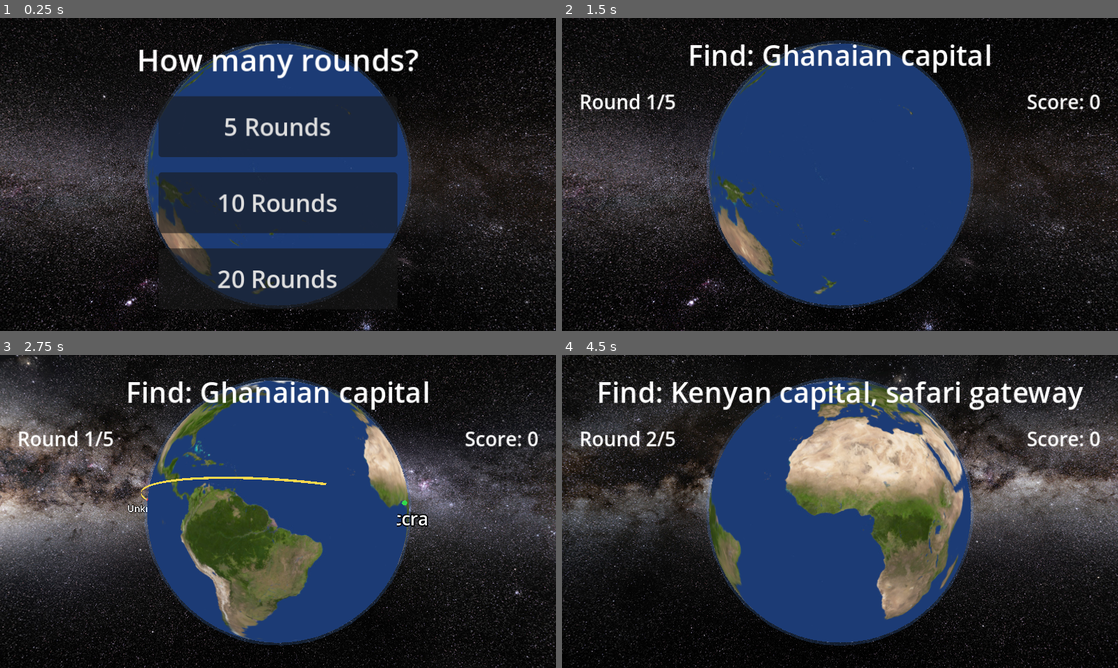
Above: before the commit, frames 1-4 (two rows, left to right).
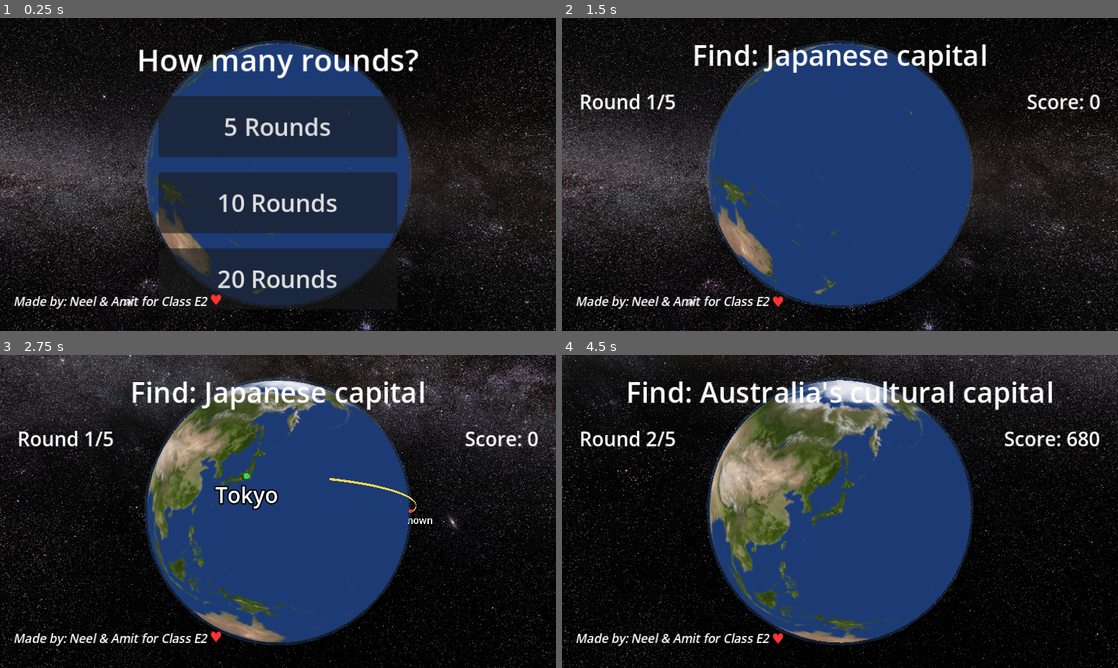
Above: after the commit, the same moments.

Repository: ahetawal-p/geotap
Game: Godot game, scene res://scenes/main.tscn
Same seed, same stepped clock (60 frames per second), same inputs: the game is played once before the commit and once after it.
Inputs (mouse positions are in pixels of both pictures, inside the frame that each line leads up to):
- Up to frame 1 (0.25 s): no input
- Up to frame 2 (1.5 s): click "5 Rounds" at 0.5 s; tap Enter at 1.25 s; move the mouse to (962, 158) at 1.27 s; click (962, 158) at 1.42 s
- Up to frame 3 (2.75 s): drag from (166, 527) to (250, 574) at 2.02 s
- Up to frame 4 (4.5 s): move the mouse to (895, 442) at 2.77 s; click (895, 442) at 2.92 s; drag from (812, 574) to (673, 464) at 3.52 s; click "Next >" at 4.25 s

The runs differ from the first frame. In frame 1, 0.6% of the frame differs, in the area x 2-40%, y 88-94%; in frame 2, 2.7%; in frame 3, 52%; in frame 4, 53%, in the area x 0-100%, y 0-100%.

Commit message:
more changes

Diff:
--- a/data/locations.json
+++ b/data/locations.json
@@ -1,20 +1,20 @@
 [
   {"name": "London", "lat": 51.5074, "lon": -0.1278, "clue": "Capital of the UK"},
-  {"name": "Paris", "lat": 48.8566, "lon": 2.3522, "clue": "French capital, City of Light"},
-  {"name": "New York", "lat": 40.7128, "lon": -74.0060, "clue": "Largest US city"},
+  {"name": "Paris", "lat": 48.8566, "lon": 2.3522, "clue": "Home of the Eiffel Tower"},
+  {"name": "New York", "lat": 40.7128, "lon": -74.0060, "clue": "Home of the Statue of Liberty"},
   {"name": "Tokyo", "lat": 35.6762, "lon": 139.6503, "clue": "Japanese capital"},
   {"name": "Sydney", "lat": -33.8688, "lon": 151.2093, "clue": "Australian opera-house city"},
-  {"name": "Cairo", "lat": 30.0444, "lon": 31.2357, "clue": "Egyptian capital on the Nile"},
+  {"name": "Cairo", "lat": 30.0444, "lon": 31.2357, "clue": "Egyptian city near the pyramids"},
   {"name": "Rio de Janeiro", "lat": -22.9068, "lon": -43.1729, "clue": "Home of Christ the Redeemer"},
-  {"name": "Moscow", "lat": 55.7558, "lon": 37.6173, "clue": "Russian capital"},
-  {"name": "Mumbai", "lat": 19.0760, "lon": 72.8777, "clue": "India's largest city"},
+  {"name": "Moscow", "lat": 55.7558, "lon": 37.6173, "clue": "Russian capital, home of St. Basil's"},
+  {"name": "Mumbai", "lat": 19.0760, "lon": 72.8777, "clue": "Indian city, home of Bollywood"},
   {"name": "Cape Town", "lat": -33.9249, "lon": 18.4241, "clue": "South African city below Table Mountain"},
-  {"name": "Beijing", "lat": 39.9042, "lon": 116.4074, "clue": "Chinese capital"},
+  {"name": "Beijing", "lat": 39.9042, "lon": 116.4074, "clue": "Chinese capital, near the Great Wall"},
   {"name": "Mexico City", "lat": 19.4326, "lon": -99.1332, "clue": "Mexican capital"},
   {"name": "Reykjavík", "lat": 64.1466, "lon": -21.9426, "clue": "Icelandic capital"},
   {"name": "Buenos Aires", "lat": -34.6037, "lon": -58.3816, "clue": "Argentine capital"},
   {"name": "Bangkok", "lat": 13.7563, "lon": 100.5018, "clue": "Thai capital"},
-  {"name": "Athens", "lat": 37.9838, "lon": 23.7275, "clue": "Cradle of Western civilization"},
+  {"name": "Athens", "lat": 37.9838, "lon": 23.7275, "clue": "Greek capital, home of the Parthenon"},
   {"name": "Singapore", "lat": 1.3521, "lon": 103.8198, "clue": "Southeast Asian island city-state"},
   {"name": "Dubai", "lat": 25.2048, "lon": 55.2708, "clue": "Home of the Burj Khalifa"},
   {"name": "Honolulu", "lat": 21.3099, "lon": -157.8581, "clue": "Hawaiian capital"},
@@ -39,7 +39,7 @@
   {"name": "Prague", "lat": 50.0755, "lon": 14.4378, "clue": "Czech capital"},
   {"name": "Warsaw", "lat": 52.2297, "lon": 21.0122, "clue": "Polish capital"},
   {"name": "Budapest", "lat": 47.4979, "lon": 19.0402, "clue": "Hungarian capital"},
-  {"name": "Barcelona", "lat": 41.3851, "lon": 2.1734, "clue": "Catalan city of Gaudí"},
+  {"name": "Barcelona", "lat": 41.3851, "lon": 2.1734, "clue": "Spanish city of the Sagrada Familia"},
   {"name": "Edinburgh", "lat": 55.9533, "lon": -3.1883, "clue": "Scottish capital"},
   {"name": "Brussels", "lat": 50.8503, "lon": 4.3517, "clue": "Belgian capital, EU hub"},
   {"name": "Hong Kong", "lat": 22.3193, "lon": 114.1694, "clue": "Skyline harbor metropolis"},
@@ -58,7 +58,7 @@
   {"name": "Ulaanbaatar", "lat": 47.8864, "lon": 106.9057, "clue": "Mongolian capital"},
   {"name": "Toronto", "lat": 43.6532, "lon": -79.3832, "clue": "Canada's largest city"},
   {"name": "Chicago", "lat": 41.8781, "lon": -87.6298, "clue": "Windy city on Lake Michigan"},
-  {"name": "Los Angeles", "lat": 34.0522, "lon": -118.2437, "clue": "California's biggest city"},
+  {"name": "Los Angeles", "lat": 34.0522, "lon": -118.2437, "clue": "Home of Hollywood"},
   {"name": "Miami", "lat": 25.7617, "lon": -80.1918, "clue": "Florida beach metropolis"},
   {"name": "San Francisco", "lat": 37.7749, "lon": -122.4194, "clue": "Home of the Golden Gate Bridge"},
   {"name": "Seattle", "lat": 47.6062, "lon": -122.3321, "clue": "Pacific Northwest tech hub"},
@@ -86,6 +86,21 @@
   {"name": "Machu Picchu", "lat": -13.1631, "lon": -72.5450, "clue": "Inca ruins in the Andes"},
   {"name": "Mount Fuji", "lat": 35.3606, "lon": 138.7274, "clue": "Japan's iconic volcano"},
   {"name": "Stonehenge", "lat": 51.1789, "lon": -1.8262, "clue": "Prehistoric English stone ring"},
-  {"name": "Taj Mahal", "lat": 27.1751, "lon": 78.0421, "clue": "Indian marble mausoleum"},
-  {"name": "Easter Island", "lat": -27.1127, "lon": -109.3497, "clue": "Pacific island of stone moai"}
+  {"name": "Taj Mahal", "lat": 27.1751, "lon": 78.0421, "clue": "Famous white marble palace in India"},
+  {"name": "Easter Island", "lat": -27.1127, "lon": -109.3497, "clue": "Pacific island of stone moai"},
+  {"name": "Pisa", "lat": 43.7228, "lon": 10.4017, "clue": "City of the Leaning Tower"},
+  {"name": "Niagara Falls", "lat": 43.0962, "lon": -79.0377, "clue": "Famous waterfalls in North America"},
+  {"name": "Mount Rushmore", "lat": 43.8791, "lon": -103.4591, "clue": "Mountain with 4 US presidents carved"},
+  {"name": "Yellowstone", "lat": 44.4280, "lon": -110.5885, "clue": "US park with the Old Faithful geyser"},
+  {"name": "Grand Canyon", "lat": 36.1069, "lon": -112.1129, "clue": "Massive canyon in Arizona"},
+  {"name": "Petra", "lat": 30.3285, "lon": 35.4444, "clue": "Ancient pink city in Jordan"},
+  {"name": "Loch Ness", "lat": 57.3229, "lon": -4.4244, "clue": "Scottish lake of monster legend"},
+  {"name": "Mount Kilimanjaro", "lat": -3.0674, "lon": 37.3556, "clue": "Africa's tallest mountain"},
+  {"name": "Vatican City", "lat": 41.9029, "lon": 12.4534, "clue": "Smallest country in the world"},
+  {"name": "Mecca", "lat": 21.4225, "lon": 39.8262, "clue": "Islam's holy city"},
+  {"name": "Galapagos Islands", "lat": -0.7893, "lon": -90.7174, "clue": "Pacific islands of giant tortoises"},
+  {"name": "Walt Disney World", "lat": 28.3852, "lon": -81.5639, "clue": "Florida's magic kingdom"},
+  {"name": "Sahara Desert", "lat": 23.4162, "lon": 25.6628, "clue": "World's largest hot desert"},
+  {"name": "Great Barrier Reef", "lat": -18.2871, "lon": 147.6992, "clue": "World's biggest coral reef"},
+  {"name": "Mount Vesuvius", "lat": 40.8224, "lon": 14.4289, "clue": "Italian volcano that buried Pompeii"}
 ]
--- a/scripts/game_manager.gd
+++ b/scripts/game_manager.gd
@@ -43,6 +43,7 @@
 var _round_targets: Array = []
 
 func _ready() -> void:
+	randomize()
 	guess_marker.visible = false
 	target_marker.visible = false
 	guess_marker.material_override = _make_marker_material(Color(0.95, 0.2, 0.2))
@@ -176,10 +177,14 @@
 	_total_score += score
 	print("Guess: (%.2f, %.2f)  Distance: %.0f mi  Score: %d  Total: %d" % [latlon.x, latlon.y, dist, score, _total_score])
 
-	_guess_label.text = "..."
+	# When the guess is close enough to the target, skip the geocoded city name on the
+	# red pin — the green pin's name is right there and the labels would crowd each other.
+	var show_guess_label: bool = dist >= 200.0
+
 	_target_label.text = loc.name
-
-	_request_reverse_geocode(latlon.x, latlon.y)
+	if show_guess_label:
+		_guess_label.text = "..."
+		_request_reverse_geocode(latlon.x, latlon.y)
 
 	var dist_local := dist
 	var score_local := score
@@ -187,8 +192,9 @@
 	var is_last := _current_round == _total_rounds - 1
 
 	_drop_marker(guess_marker, guess_dir, func() -> void:
-		_position_label_below(_guess_label, guess_marker)
-		_guess_label.visible = true
+		if show_guess_label:
+			_position_label_below(_guess_label, guess_marker)
+			_guess_label.visible = true
 		# Globe rotation, line draw, and target-marker drop all run in parallel.
 		_drop_marker(target_marker, target_dir, func() -> void:
 			_position_label_below(_target_label, target_marker)
--- a/ui/hud.tscn
+++ b/ui/hud.tscn
@@ -107,3 +107,20 @@
 size_flags_horizontal = 4
 text = "20 Rounds"
 theme_override_font_sizes/font_size = 22
+
+[node name="CreditLabel" type="RichTextLabel" parent="Root"]
+anchor_top = 1.0
+anchor_bottom = 1.0
+offset_left = 12.0
+offset_top = -36.0
+offset_right = 420.0
+offset_bottom = -8.0
+mouse_filter = 2
+bbcode_enabled = true
+fit_content = true
+scroll_active = false
+text = "[i]Made by: Neel & Amit for Class E2[/i] [color=#ff3333][font_size=13][wave amp=10 freq=2.5]♥[/wave][/font_size][/color]"
+theme_override_font_sizes/normal_font_size = 11
+theme_override_font_sizes/italics_font_size = 11
+theme_override_constants/outline_size = 1
+theme_override_colors/font_outline_color = Color(0, 0, 0, 0.6)
Not shown, changed: docs/index.html
Not shown, changed: docs/index.pck
